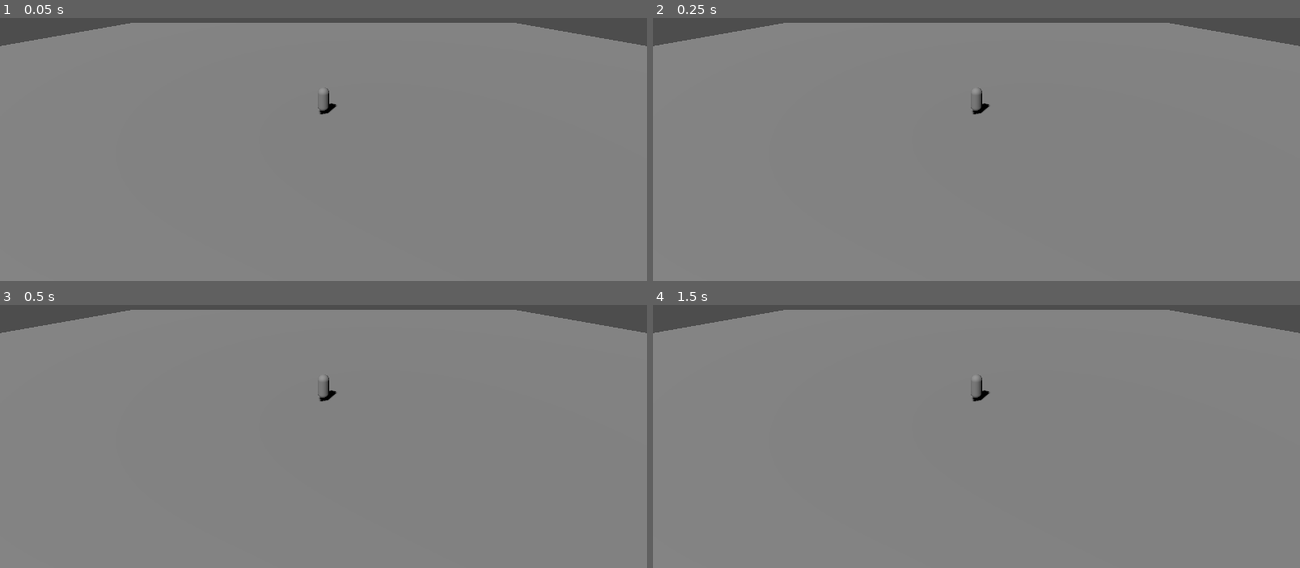
Above: before the commit, frames 1-4 (two rows, left to right).
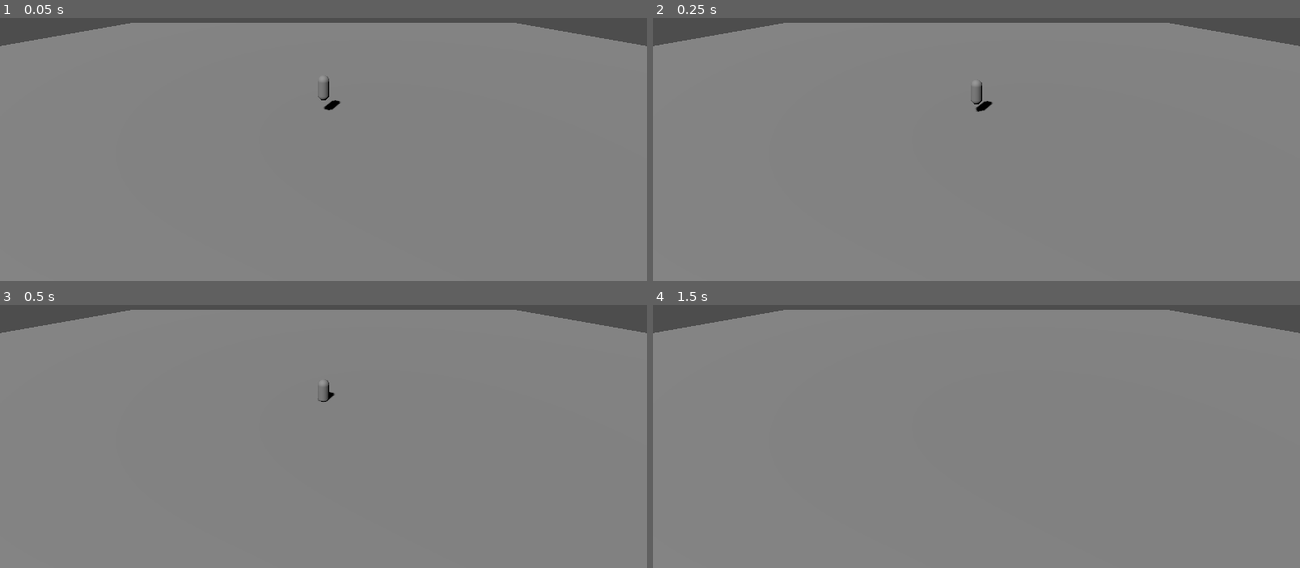
Above: after the commit, the same moments.

Repository: mohammedfmamandadi7-lab/Lost-Island
Game: Godot game, scene res://Main.tscn
Same seed, same stepped clock (60 frames per second), same inputs: the game is played once before the commit and once after it.
Inputs:
- Up to frame 1 (0.05 s): no input
- Up to frame 2 (0.25 s): no input
- Up to frame 3 (0.5 s): no input
- Up to frame 4 (1.5 s): tap Enter (ui_accept) at 0.5, 0.77, 1.25 s; hold Right (ui_right) 0.53-1.28 s; hold Shift 0.53-1.28 s; hold Down (ui_down) from 1.28 s (still down); tap Shift at 1.35 s

The runs differ from the first frame. In frame 1, 0.1% of the frame differs, in the area x 49-53%, y 22-37%; in frame 2, 0.1%; in frame 3, less than 0.1%; in frame 4, 0.1%.

Commit message:
Update Player.tscn

Diff:
--- a/Player.tscn
+++ b/Player.tscn
@@ -1,4 +1,6 @@
-[gd_scene load_steps=3 format=3]
+[gd_scene load_steps=4 format=3]
+
+[ext_resource type="Script" path="res://Player.gd" id="1"]
 
 [sub_resource type="CapsuleShape3D" id="CapsuleShape3D_1"]
 radius = 0.4
@@ -9,10 +11,11 @@
 height = 1.8
 
 [node name="Player" type="CharacterBody3D"]
+script = ExtResource("1")
 
 [node name="CollisionShape3D" type="CollisionShape3D" parent="."]
 shape = SubResource("CapsuleShape3D_1")
 
 [node name="Body" type="MeshInstance3D" parent="."]
+position = Vector3(0, 0.9, 0)
 mesh = SubResource("CapsuleMesh_1")
-position.y = 0.9
